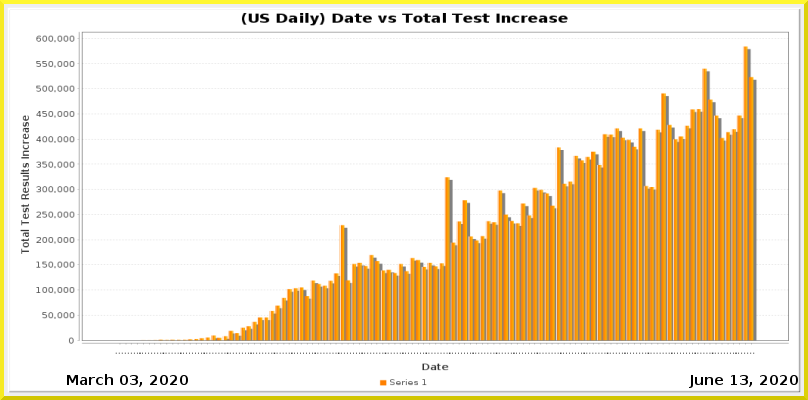
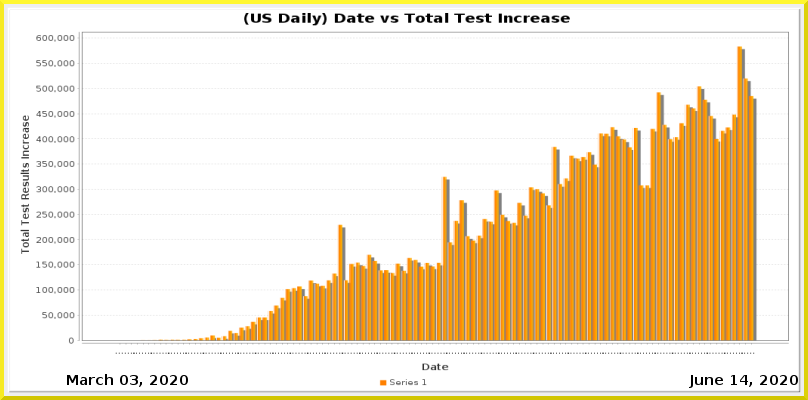
Revision of a layered 808 x 400 image; what changed, layer by layer:
painted on "Current Date" over [740, 375, 748, 385]
painted on "Date_vs_TestIncrease.png" over [36, 12, 789, 354]
